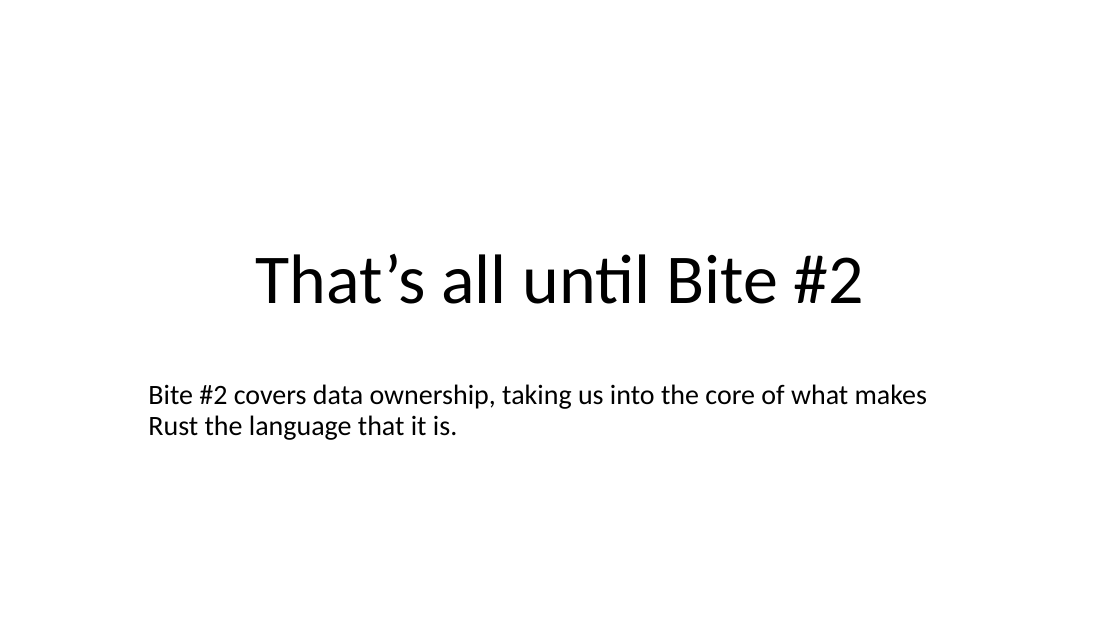
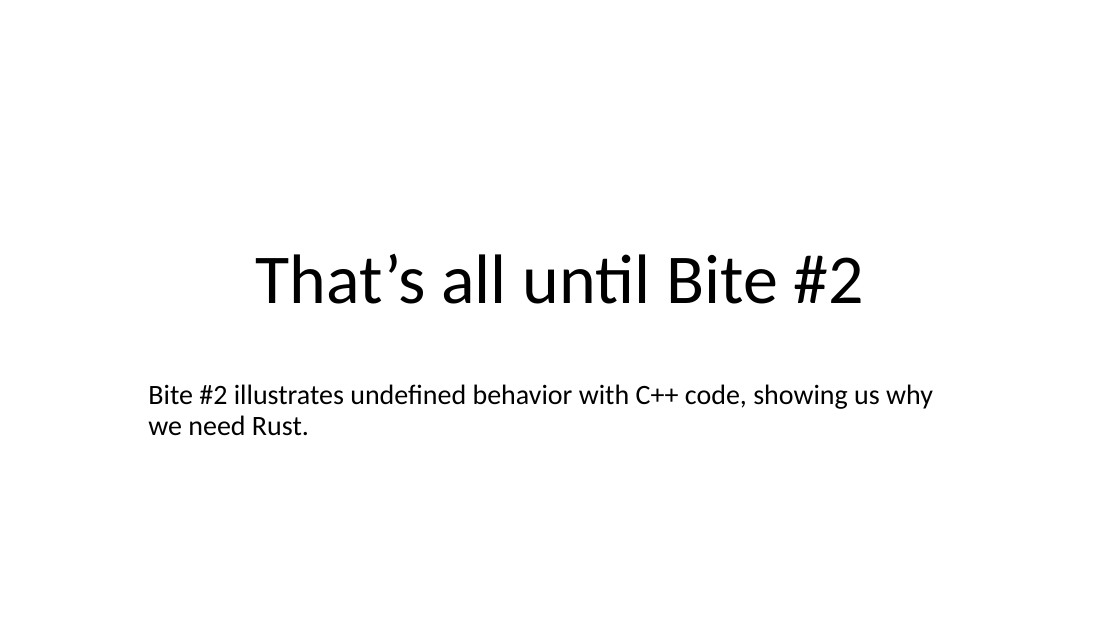
Before and after one commit to JimFawcett/JimFawcett.github.io, a slide deck: slide 11 of Resources/ConsumingRustBite1.pptx. Drawn at 1120x630 pixels with LibreOffice and Linux fonts; fonts in the diff are those of the drawing. Boxes give left, top, right and bottom in pixels: in the first picture for what was removed or moved away, otherwise in the second. Text is boxed around its words. In the diff, an @@ line names an element or a change of style, - is before the commit and + after.

Commit message:
fixes to Bite1 presentation

```diff
--- a/Resources/ConsumingRustBite1.pptx
+++ b/Resources/ConsumingRustBite1.pptx
@@ subtitle at <box>148,384,933,436</box>: text changed @@
-Bite #2 covers data ownership, taking us into the core of what makes Rust the language that it is.
+Bite #2 illustrates undefined behavior with C++ code, showing us why we need Rust.
```
Also in this commit, not shown: 2 other slides changed, 4 other files.
